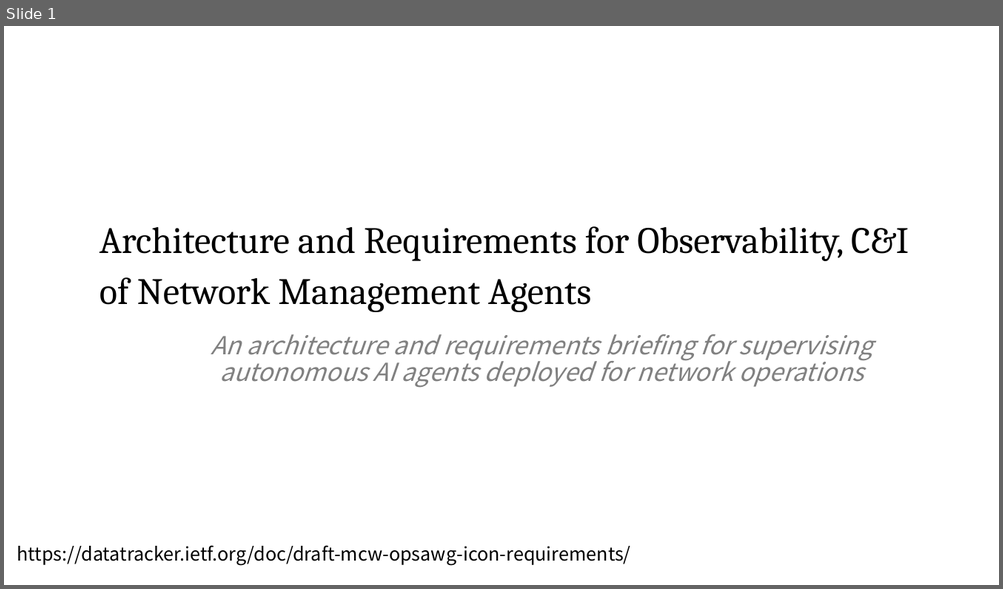
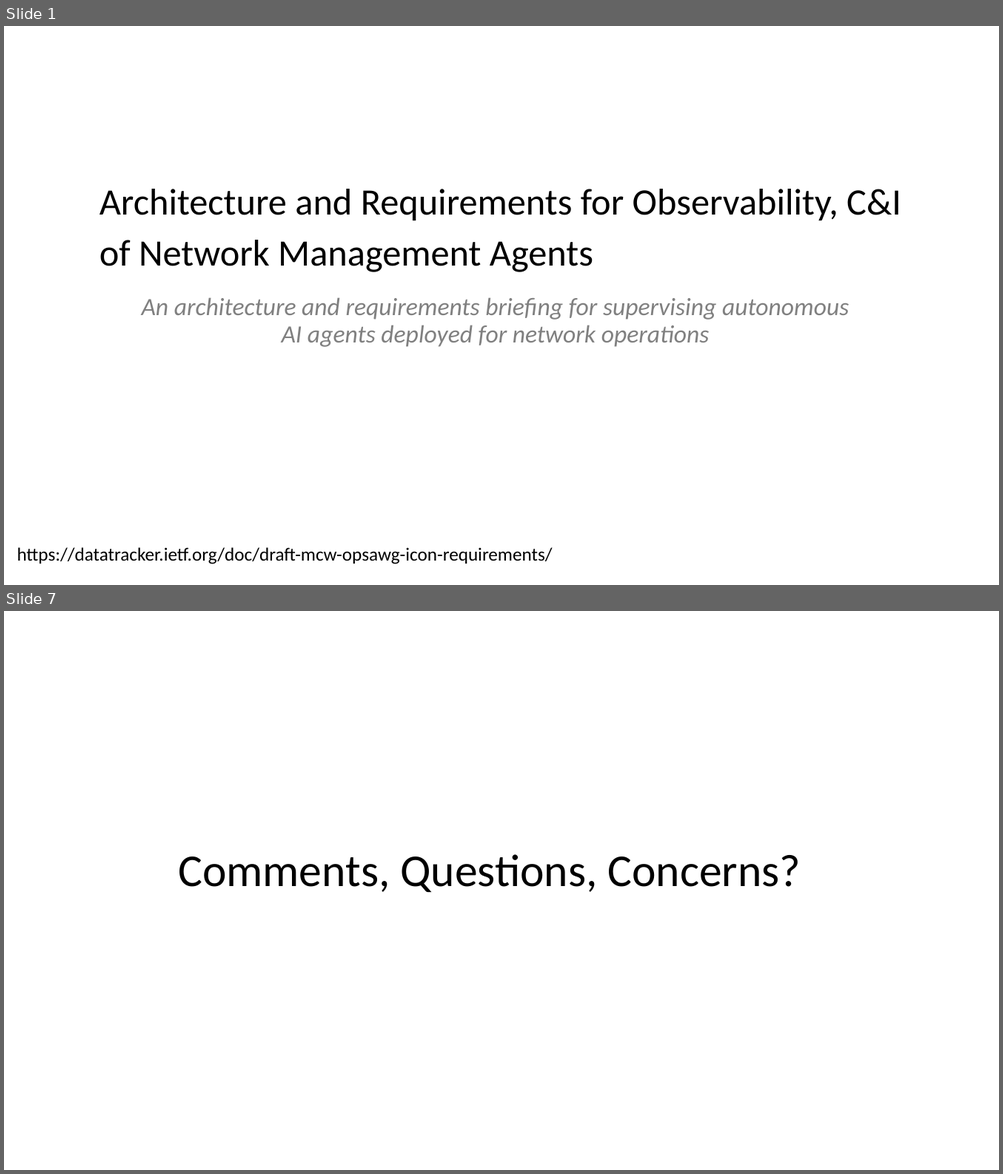
Before and after one commit to QiufangMa/AgentImpact2YANG, a slide deck: Side Meetings/ICON-requirements.pptx. Shown one above the other, each under a label of ours: slide 1 before the commit, slides 1 and 7 after it; the slides between them are not shown. The pictures are 1003x589 and 1003x1174 pixels, drawn with LibreOffice and Linux fonts; fonts in the diff are those of the drawing. Boxes give left, top, right and bottom in pixels: in the first picture for what was removed or moved away, otherwise in the second. Text is boxed around its words. In the diff, an @@ line names an element or a change of style, - is before the commit and + after.

```diff
--- a/Side Meetings/ICON-requirements.pptx
+++ b/Side Meetings/ICON-requirements.pptx
@@ slide 7 added at bbox=[4, 611, 999, 1170], background #FFFFFF @@
@@ text added at bbox=[178, 854, 801, 892], 44 pt, text #000000 @@
+Comments, Questions, Concerns?
@@ slide 1 changed as well @@
@@ text "Architecture and Requirements for Observability, ...": place and size @@
-text "Architecture and Requirements for Observability, ..." at bbox=[99, 227, 908, 312]
+text "Architecture and Requirements for Observability, ..." at bbox=[99, 189, 901, 272]
@@ text "Architecture and Requirements for Observability, ..." at bbox=[99, 189, 901, 272]: font Cambria to Calibri @@
@@ subtitle "An architecture and requirements briefing ..." at bbox=[142, 298, 848, 347]: font Noto Sans CJK SC to Calibri @@
@@ subtitle "An architecture and requirements briefing ...": place and size @@
-subtitle "An architecture and requirements briefing ..." at bbox=[210, 335, 872, 388]
+subtitle "An architecture and requirements briefing ..." at bbox=[142, 298, 848, 347]
@@ text "https://datatracker.ietf.org/doc/draft-mcw-opsawg-icon-requi ..." at bbox=[17, 548, 552, 565]: font Noto Sans CJK SC to Calibri @@
```
Also in this commit, not shown: 4 other slides changed, 1 other slide added, 1 other file.
